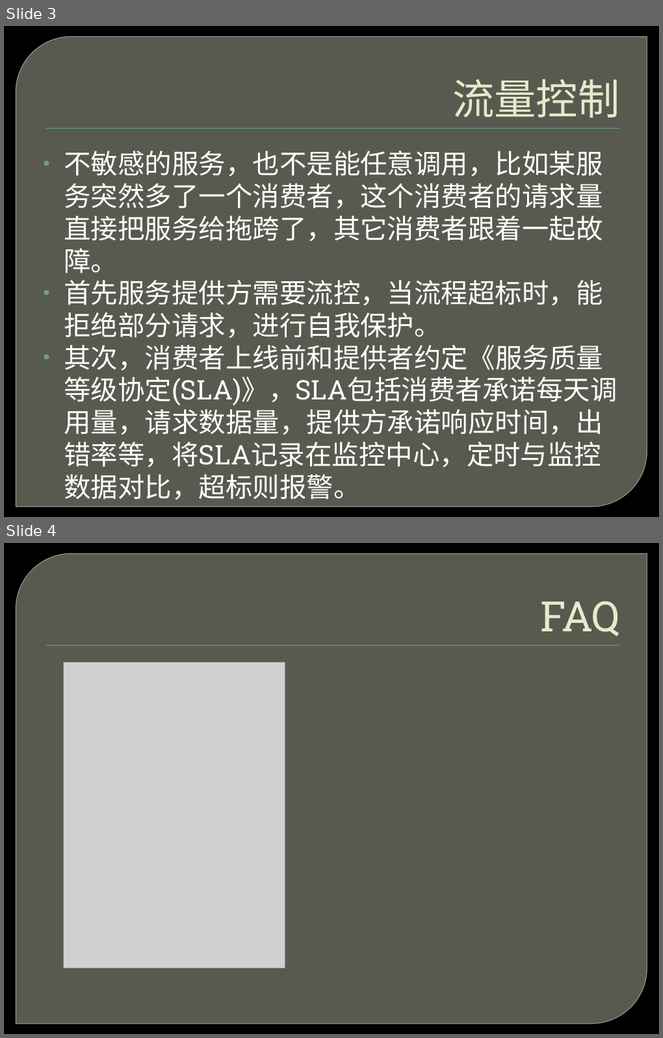
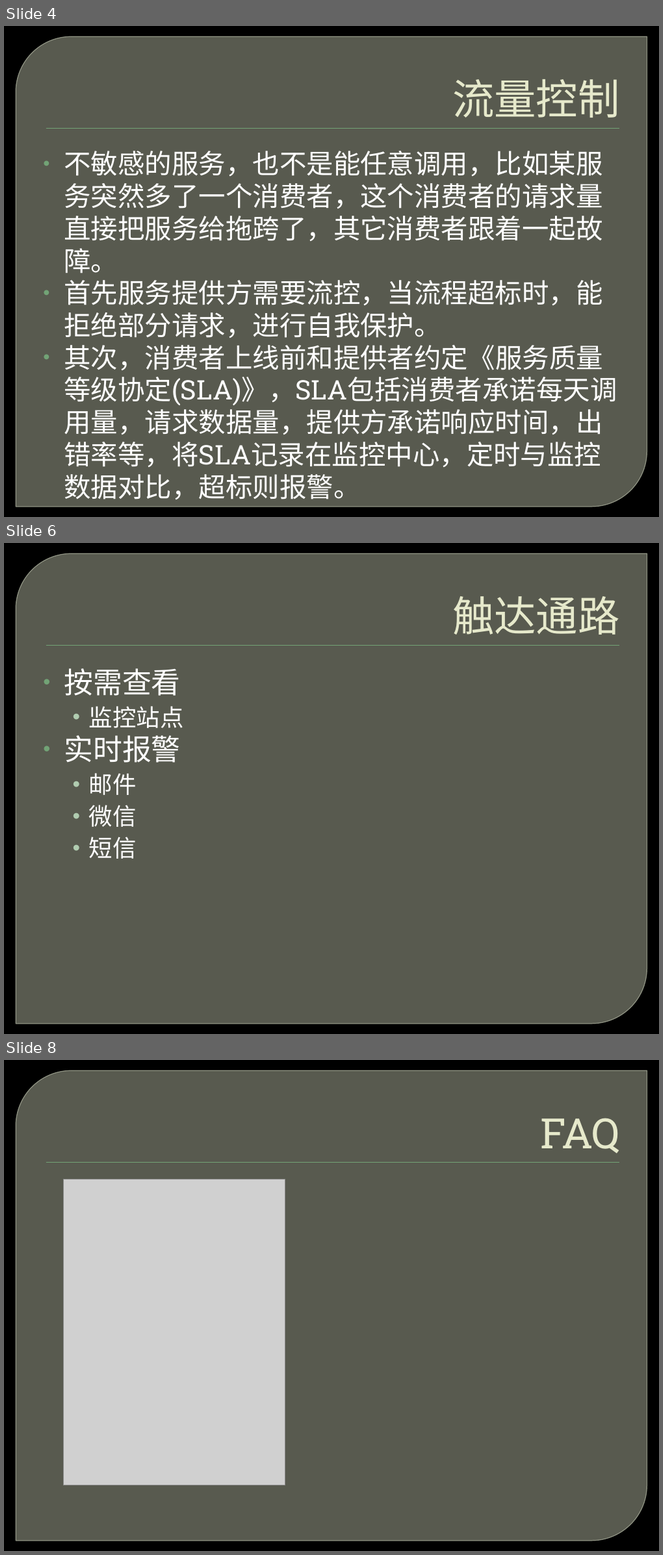
Before and after one commit to ghj1976/lecture, a slide deck: SOA服务监控/监控.pptx. Shown one above the other, each under a label of ours: slides 3 and 4 before the commit, slides 4, 6 and 8 after it; the slides between them are not shown. The pictures are 663x1038 and 663x1555 pixels, drawn with LibreOffice and Linux fonts; fonts in the diff are those of the drawing; grey boxes stand for pictures; background and template pictures are left out. Boxes give left, top, right and bottom in pixels: in the first picture for what was removed or moved away, otherwise in the second. Text is boxed around its words. In the diff, an @@ line names an element or a change of style, - is before the commit and + after.

```diff
--- a/SOA服务监控/监控.pptx
+++ b/SOA服务监控/监控.pptx
@@ slide 6 added at (4,543,659,1034), background picture (left out); not listed: 2 template elements that a slide beside it also shows @@
@@ title added at (452,596,620,635), 46 pt, text #E7EACB @@
+触达通路
@@ text added at (64,668,184,859), 26 pt, text #FFFFFF @@
+• 按需查看
+  • 监控站点
+• 实时报警
+  • 邮件
+  • 微信
+  • 短信
@@ what was slide 3 is now slide 4 @@
@@ what was slide 4 is now slide 8 @@
```
Also in this commit, not shown: 3 other slides added, 8 other files.
